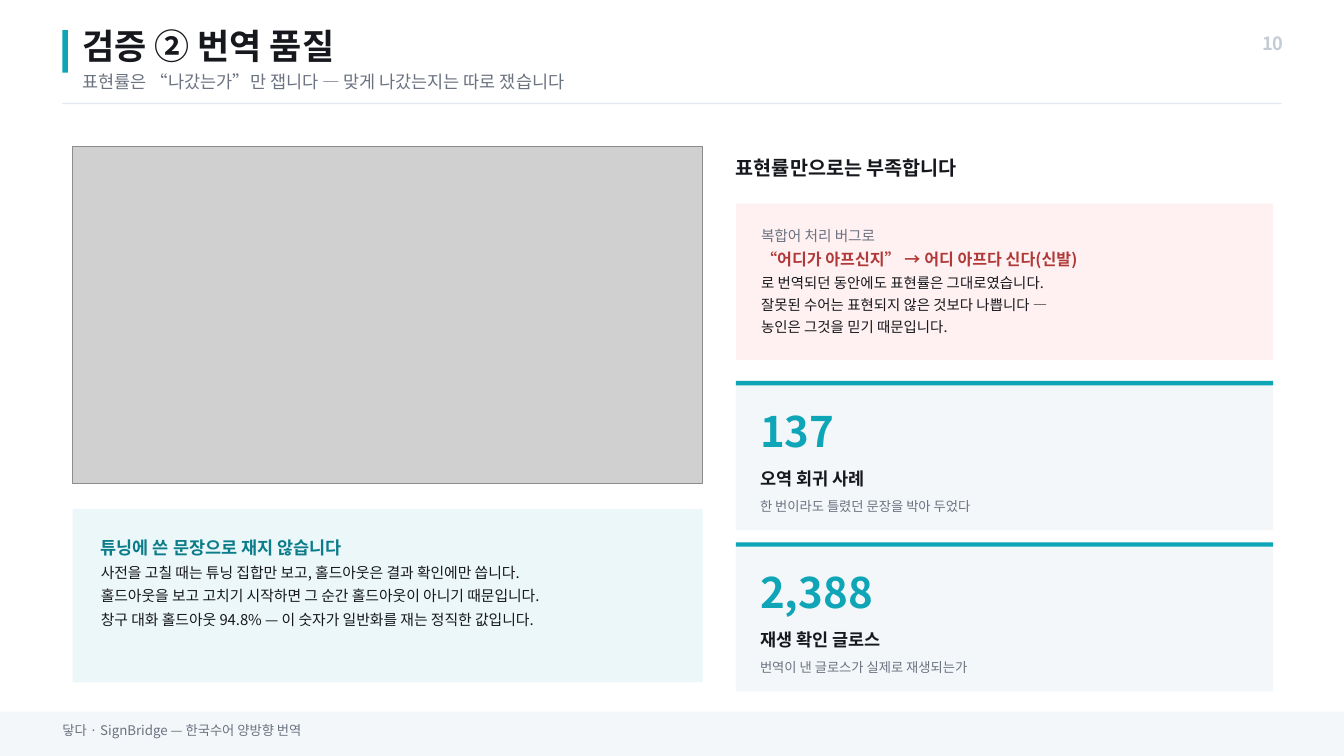
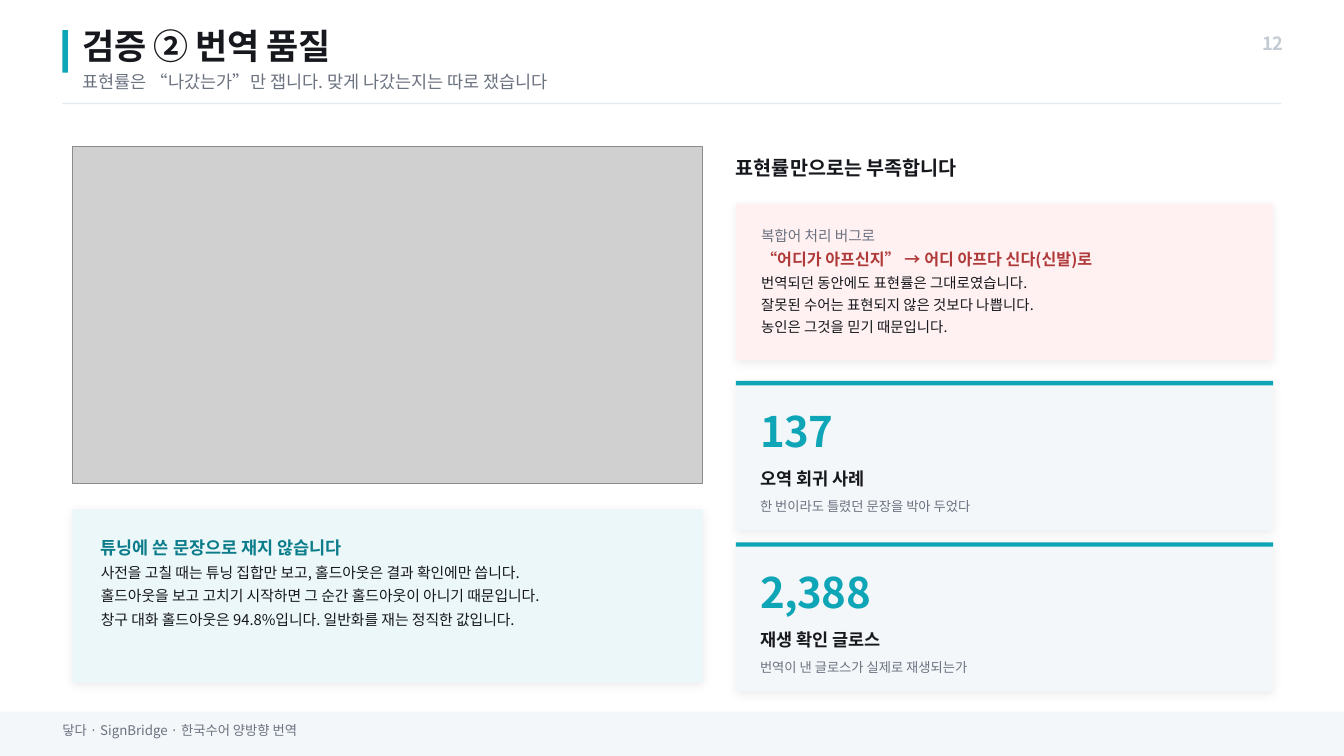
Before and after one commit to BioCode67/signbridge, a slide deck: slide 12 of ppt/제출/중간평가 발표자료_닿다.pptx (slide 10 before the commit). Drawn at 1344x756 pixels with LibreOffice and Linux fonts; fonts in the diff are those of the drawing; grey boxes stand for pictures. Boxes give left, top, right and bottom in pixels: in the first picture for what was removed or moved away, otherwise in the second. Text is boxed around its words. In the diff, an @@ line names an element or a change of style, - is before the commit and + after.

```diff
--- a/ppt/제출/중간평가 발표자료_닿다.pptx
+++ b/ppt/제출/중간평가 발표자료_닿다.pptx
@@ text "검증 ② 번역 품질" at box(83, 29, 330, 63): letter spacing 0 to -0.3 pt @@
@@ text at box(1262, 36, 1283, 50): text changed @@
-10
+12
@@ text at box(83, 73, 547, 90): text changed @@
-표현률은 “나갔는가”만 잽니다 — 맞게 나갔는지는 따로 쟀습니다
+표현률은 “나갔는가”만 잽니다. 맞게 나갔는지는 따로 쟀습니다
@@ text at box(761, 251, 1092, 311): text changed @@
-“어디가 아프신지” → 어디 아프다 신다(신발)
-로 번역되던 동안에도 표현률은 그대로였습니다.
-잘못된 수어는 표현되지 않은 것보다 나쁩니다 —
+“어디가 아프신지” → 어디 아프다 신다(신발)로
+번역되던 동안에도 표현률은 그대로였습니다.
+잘못된 수어는 표현되지 않은 것보다 나쁩니다.
@@ shadow on in 3 elements at box(736, 204, 1273, 360), box(736, 542, 1273, 692), box(73, 509, 703, 683) @@
@@ text "2,388" at box(760, 576, 871, 617): letter spacing 0 to -0.3 pt @@
@@ text at box(101, 612, 515, 626): text changed @@
-창구 대화 홀드아웃 94.8% — 이 숫자가 일반화를 재는 정직한 값입니다.
+창구 대화 홀드아웃은 94.8%입니다. 일반화를 재는 정직한 값입니다.
@@ text at box(62, 724, 297, 739): text changed @@
-닿다 · SignBridge — 한국수어 양방향 번역
+닿다 · SignBridge · 한국수어 양방향 번역
```
Also in this commit, not shown: 21 other slides changed, 50 other files.
